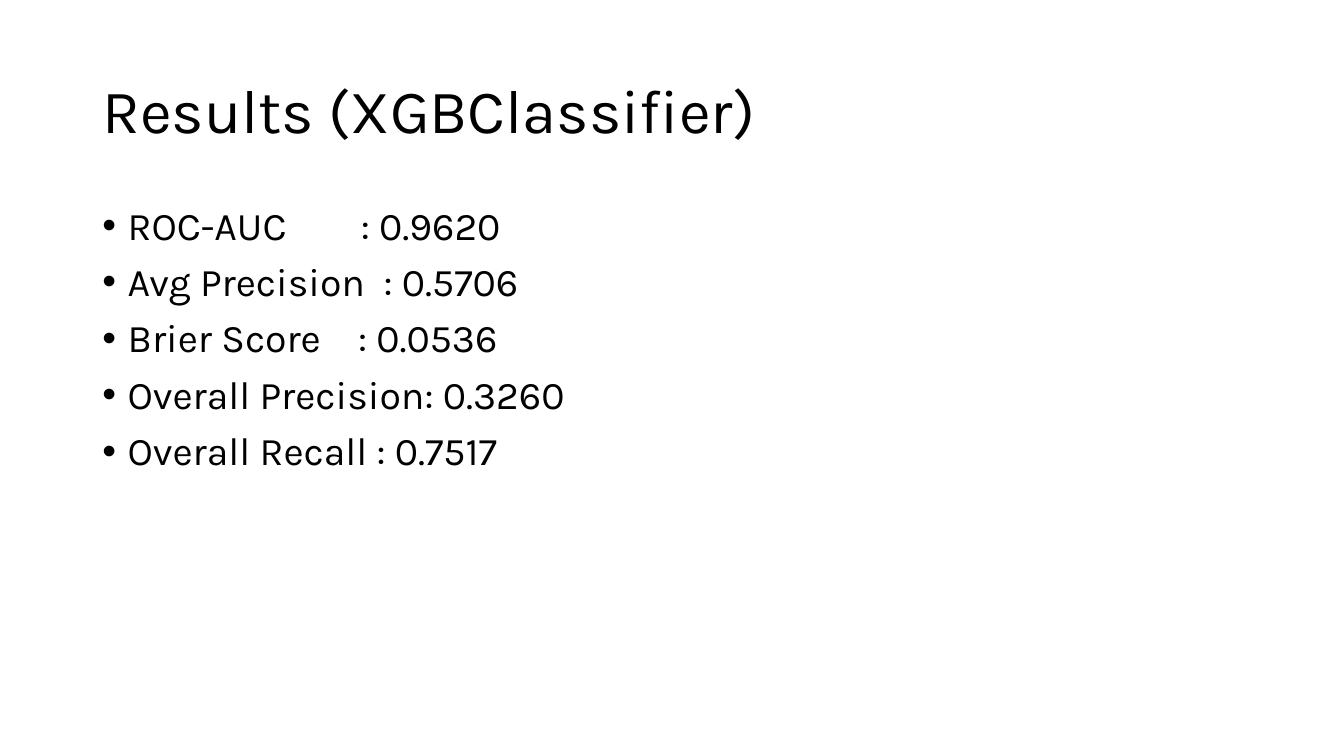
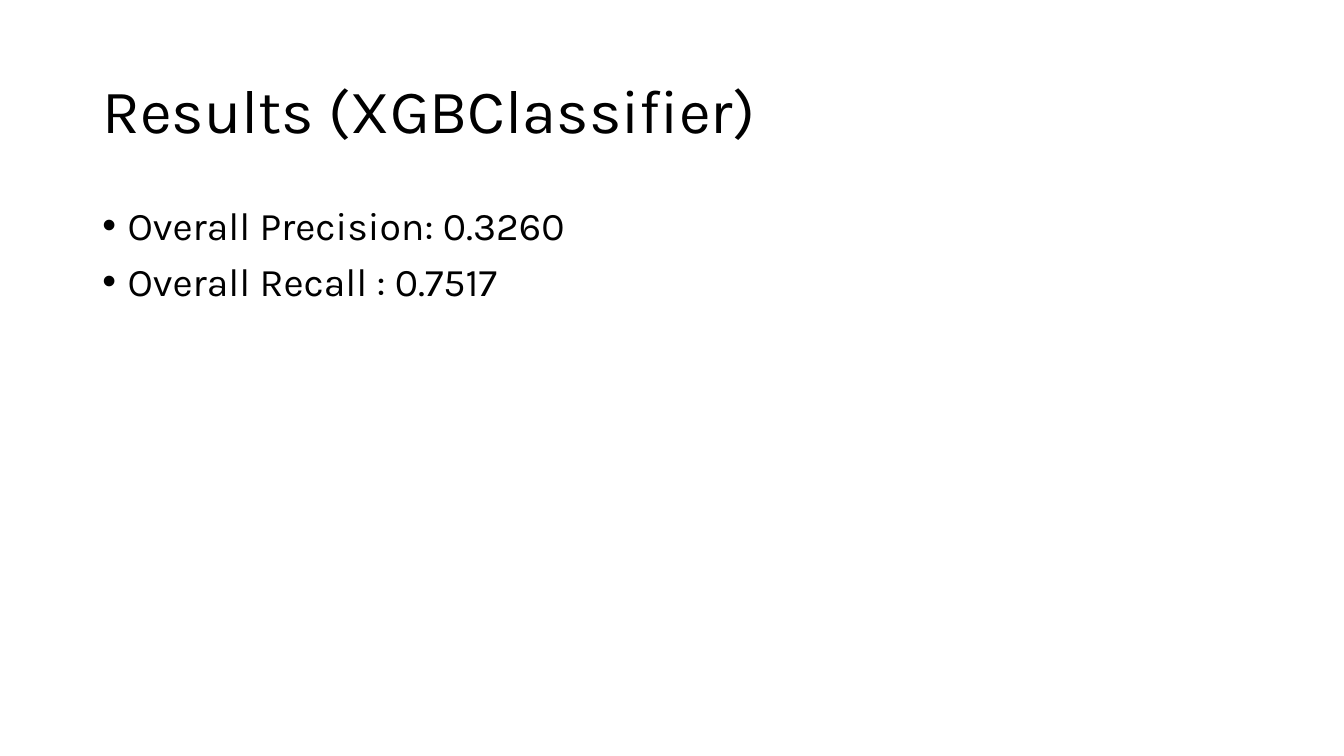
Before and after one commit to Erdos-Projects/spring-2026-electromagnetic-risk-prediction, a slide deck: slide 7 of presentation/final-presentation.pptx (slide 8 before the commit). Drawn at 1344x756 pixels with LibreOffice and Linux fonts; fonts in the diff are those of the drawing. Boxes give left, top, right and bottom in pixels: in the first picture for what was removed or moved away, otherwise in the second. Text is boxed around its words. In the diff, an @@ line names an element or a change of style, - is before the commit and + after.

```diff
--- a/presentation/final-presentation.pptx
+++ b/presentation/final-presentation.pptx
@@ text at <box>128,215,518,353</box>: paragraphs removed @@
-• ROC-AUC : 0.9620
-• Avg Precision : 0.5706
-• Brier Score : 0.0536
```
Also in this commit, not shown: 4 other slides changed, 1 slide removed, 1 other file.
